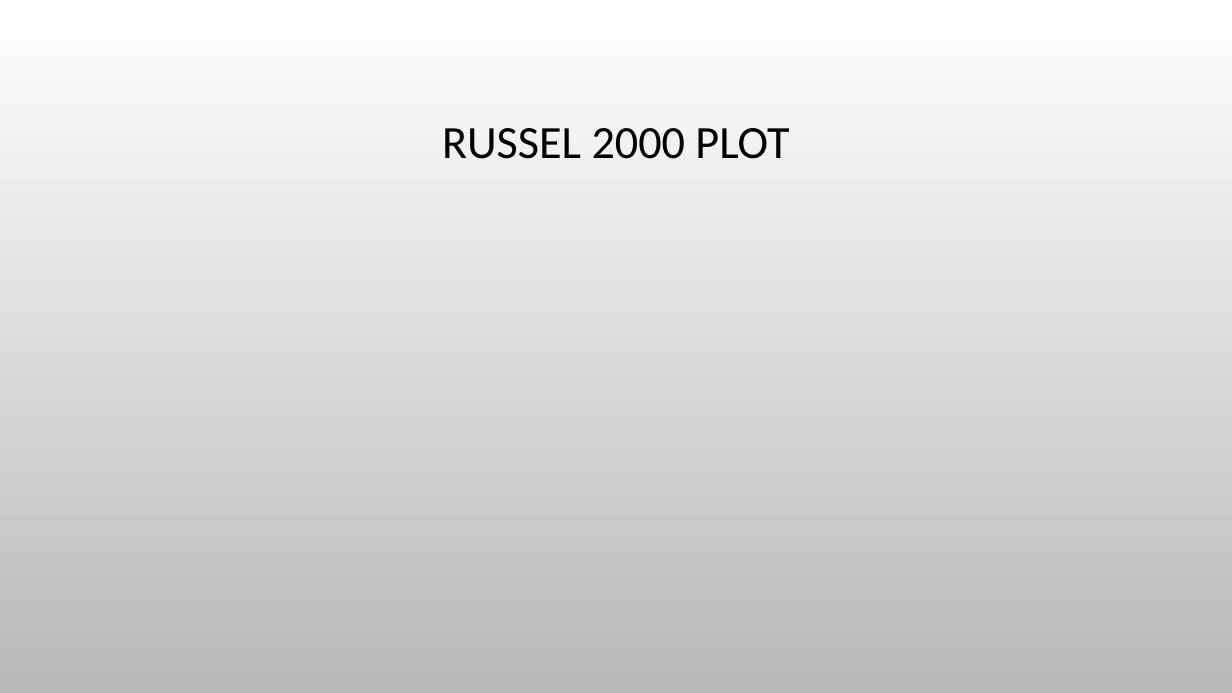
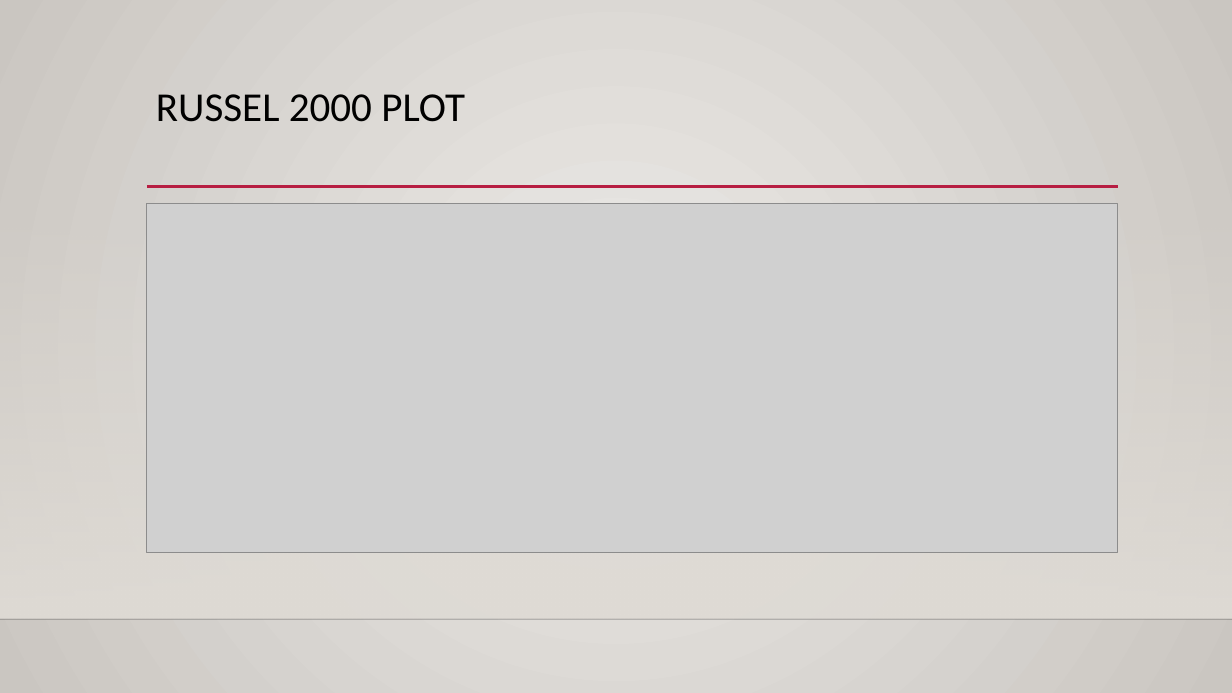
Before and after one commit to Gracewj/615-officer-, a slide deck: slide 6 of russel2000.pptx (slide 5 before the commit). Drawn at 1232x693 pixels with LibreOffice and Linux fonts; fonts in the diff are those of the drawing; grey boxes stand for pictures; background and template pictures are left out. Boxes give left, top, right and bottom in pixels: in the first picture for what was removed or moved away, otherwise in the second. Text is boxed around its words. In the diff, an @@ line names an element or a change of style, - is before the commit and + after.

```diff
--- a/russel2000.pptx
+++ b/russel2000.pptx
@@ background picture (left out) to gradient #ECEAE7 to #CAC7C1 @@
@@ title "RUSSEL 2000 PLOT" moved from (x1=442, y1=128, x2=789, y2=159) to (x1=156, y1=94, x2=465, y2=122) @@
@@ title "RUSSEL 2000 PLOT" at (x1=156, y1=94, x2=465, y2=122): size 36 to 32 pt; alignment centre to left; vertical alignment middle to top @@
@@ rectangle added at (x1=0, y1=204, x2=1232, y2=619), fill gradient #DFDBD5 @@
@@ line added from (147, 187) to (1118, 187), #B71E42 2.5 pt @@
@@ picture added at (x1=147, y1=203, x2=1117, y2=552) @@
@@ line added from (0, 619) to (1232, 619), #000001 1 pt @@
```
Also in this commit, not shown: 2 other slides changed, 3 slides added, 2 slides removed, 4 other files.
